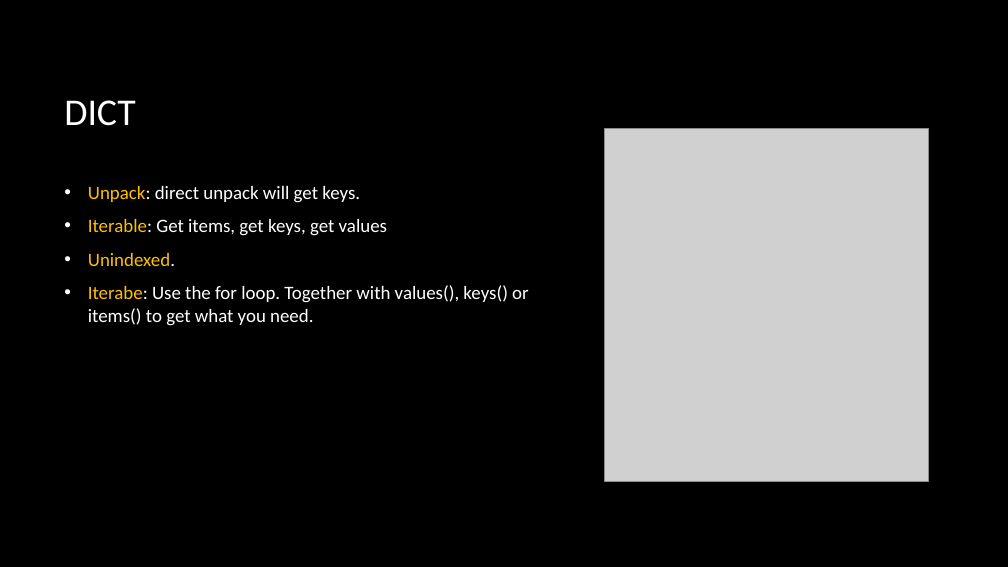
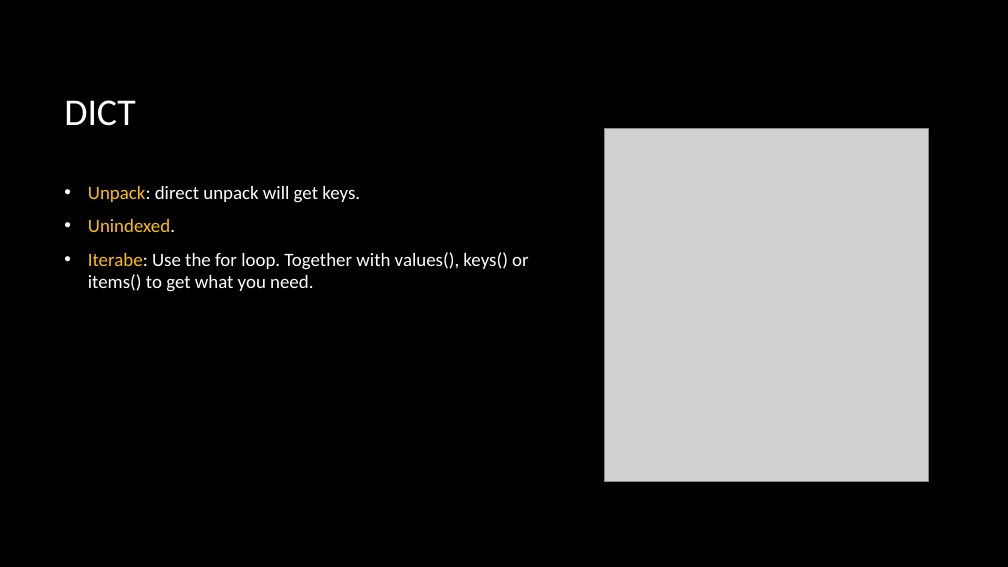
Before and after one commit to bon-netizen/Python-Class-Beginner, a slide deck: slide 16 of Py B - unit 3.pptx (slide 12 before the commit). Drawn at 1008x567 pixels with LibreOffice and Linux fonts; fonts in the diff are those of the drawing; grey boxes stand for pictures; background and template pictures are left out. Boxes give left, top, right and bottom in pixels: in the first picture for what was removed or moved away, otherwise in the second. Text is boxed around its words. In the diff, an @@ line names an element or a change of style, - is before the commit and + after.

```diff
--- a/Py B - unit 3.pptx
+++ b/Py B - unit 3.pptx
@@ text at (x1=88, y1=219, x2=387, y2=236): paragraph removed @@
-• Iterable: Get items, get keys, get values
```
Also in this commit, not shown: 2 other slides changed, 5 slides added, 11 other files.
